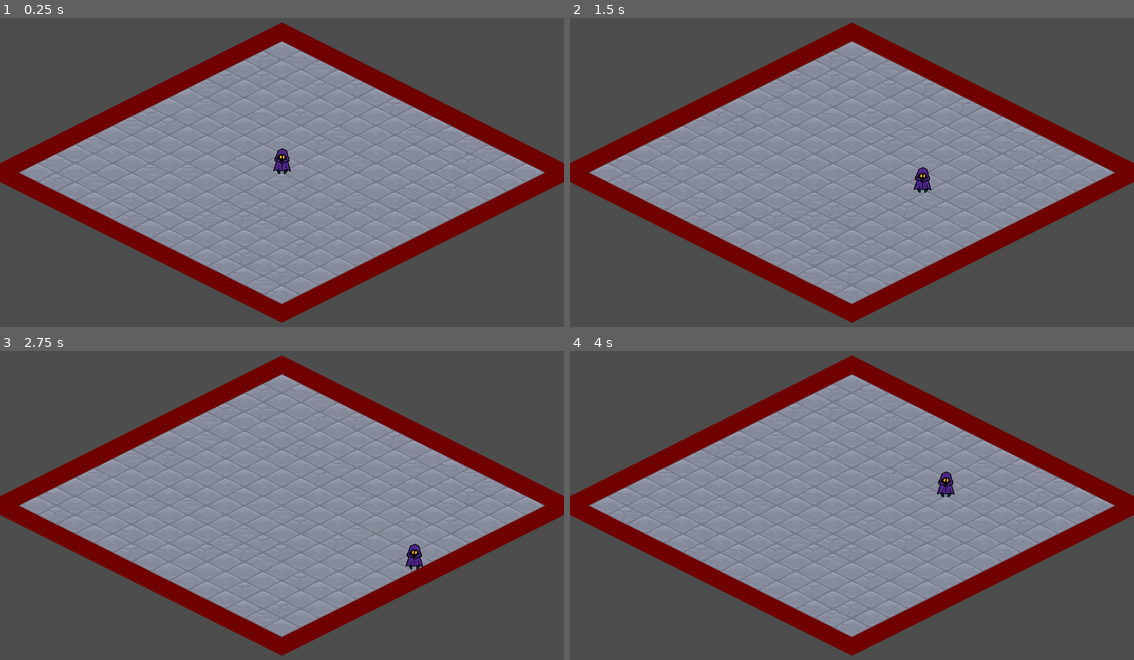
Above: before the commit, frames 1-4 (two rows, left to right).
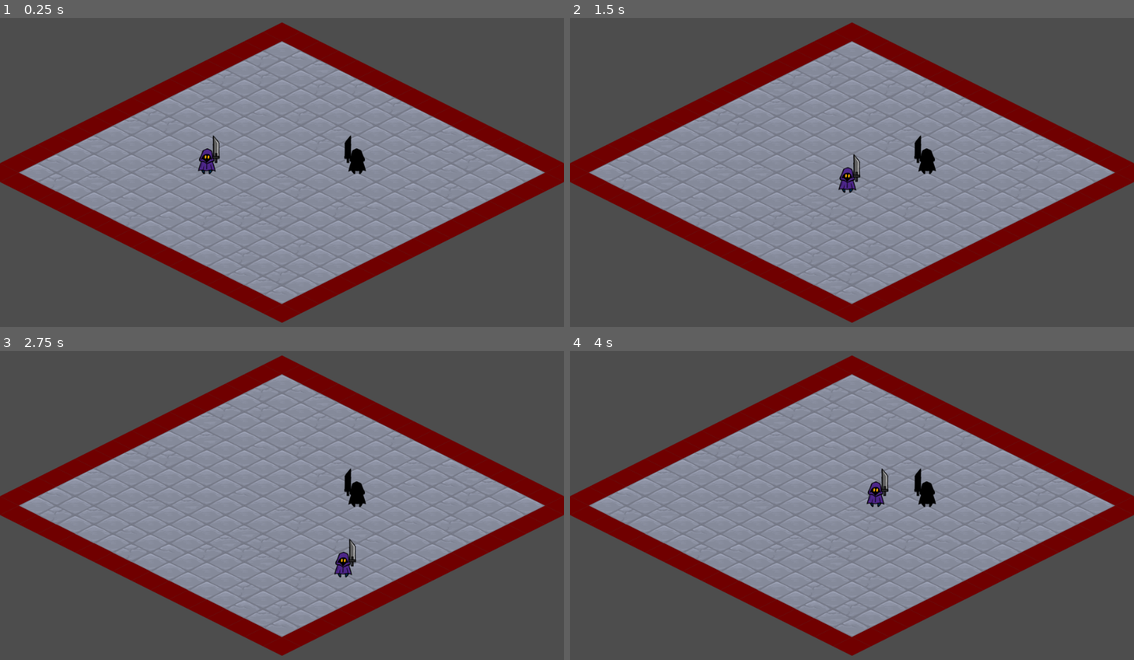
Above: after the commit, the same moments.

Repository: Apoc182/02_multiplayer
Game: Godot game, scene res://room.tscn
Two runs of this game, one before a commit and one after it. Both use one fixed random seed, a clock stepped at 60 frames per second and the inputs below.
Inputs:
- Up to frame 1 (0.25 s): no input
- Up to frame 2 (1.5 s): tap Enter at 0.5 s; hold Right (move_right) 0.53-1.28 s; hold Down (move_down) from 1.28 s (still down)
- Up to frame 3 (2.75 s): release Down (move_down) at 2.03 s; hold Right (move_right) from 2.03 s (still down)
- Up to frame 4 (4 s): release Right (move_right) at 2.78 s; hold Up (move_up) 2.78-3.53 s; hold Left (move_left) from 3.53 s (still down)

The runs differ from the first frame. In frame 1, 0.8% of the frame differs, in the area x 3-97%, y 14-86%; in frame 2, 0.7%; in frame 3, 0.8%; in frame 4, 0.8%.

Commit message:
Add hitbox and hurtbox

Diff:
--- /dev/null
+++ b/02_multiplayer/Health/health.gd
@@ -0,0 +1,18 @@
+class_name Health
+extends Node
+
+
+signal health_changed(current_health)
+
+@export var max_health = 100.0
+
+@onready var current_health = max_health: set = set_health
+
+
+func set_health(new_value):
+    current_health = clamp(new_value, 0, max_health)
+    health_changed.emit(current_health)
+
+
+func take_damage(damage):
+    current_health -= damage
--- /dev/null
+++ b/02_multiplayer/Health/hit_box.gd
@@ -0,0 +1,12 @@
+extends Area2D
+
+
+signal hit
+
+@export var damage = 10.0
+
+
+func _on_area_entered(hurt_box):
+    if hurt_box.has_method("take_damage"):
+        hit.emit()
+        hurt_box.take_damage(damage)
--- /dev/null
+++ b/02_multiplayer/Health/hurt_box.gd
@@ -0,0 +1,9 @@
+extends Area2D
+
+
+signal hit(damage)
+
+
+func take_damage(damage):
+    hit.emit(damage)
+    print(owner.name + " takes " + str(damage) + " damage")
--- /dev/null
+++ b/02_multiplayer/Player/player.gd
@@ -0,0 +1,34 @@
+extends CharacterBody2D
+
+
+const SPEED: int = 320
+
+@export var input_enabled: bool = true
+
+@onready var health: Health = $Health
+
+
+func _physics_process(_delta):
+    var input_direction = get_input_direction()
+    velocity = input_direction.normalized() * SPEED
+    move_and_slide()
+
+
+func get_input_direction() -> Vector2:
+    var input_direction_x = Input.get_axis("move_left", "move_right")
+    var input_direction_y = Input.get_axis("move_up", "move_down")
+    if input_enabled:
+        return Vector2(input_direction_x, input_direction_y)
+    else:
+        return Vector2.ZERO
+
+
+func _on_hurtbox_hit(damage):
+    health.take_damage(damage)
+
+
+func _on_health_changed(current_health):
+    print(name + " has " + str(current_health) + " health remaining")
+    if current_health <= 0:
+        print (name + " is dead")
+        queue_free()
--- /dev/null
+++ b/02_multiplayer/Player/player.tscn
@@ -0,0 +1,56 @@
+[gd_scene load_steps=10 format=3 uid="uid://b1sge3nyw77iq"]
+
+[ext_resource type="Script" path="res://Player/player.gd" id="1_m6hp7"]
+[ext_resource type="Texture2D" uid="uid://c2vn0b72e5mt5" path="res://Player/player.png" id="2_rqeuv"]
+[ext_resource type="Texture2D" uid="uid://o4mfccqnn30v" path="res://Player/sword.png" id="3_4avqs"]
+[ext_resource type="Script" path="res://Health/hurt_box.gd" id="4_huhoq"]
+[ext_resource type="Script" path="res://Health/hit_box.gd" id="5_7x4o6"]
+[ext_resource type="Script" path="res://Health/health.gd" id="6_6l17m"]
+
+[sub_resource type="CapsuleShape2D" id="CapsuleShape2D_rmdc3"]
+radius = 8.0
+height = 32.0
+
+[sub_resource type="CapsuleShape2D" id="CapsuleShape2D_rkysv"]
+radius = 16.0
+height = 80.0
+
+[sub_resource type="RectangleShape2D" id="RectangleShape2D_du6cs"]
+size = Vector2(16, 56)
+
+[node name="Player" type="CharacterBody2D"]
+script = ExtResource("1_m6hp7")
+
+[node name="Sprite2D" type="Sprite2D" parent="."]
+position = Vector2(0, -40)
+texture = ExtResource("2_rqeuv")
+
+[node name="Sword" type="Sprite2D" parent="."]
+position = Vector2(32, -80)
+texture = ExtResource("3_4avqs")
+
+[node name="CollisionShape2D" type="CollisionShape2D" parent="."]
+rotation = 1.5708
+shape = SubResource("CapsuleShape2D_rmdc3")
+
+[node name="Hurtbox" type="Area2D" parent="."]
+script = ExtResource("4_huhoq")
+
+[node name="CollisionShape2D" type="CollisionShape2D" parent="Hurtbox"]
+position = Vector2(0, -40)
+shape = SubResource("CapsuleShape2D_rkysv")
+
+[node name="HitBox" type="Area2D" parent="."]
+script = ExtResource("5_7x4o6")
+
+[node name="CollisionShape2D" type="CollisionShape2D" parent="HitBox"]
+position = Vector2(32, -84)
+shape = SubResource("RectangleShape2D_du6cs")
+
+[node name="Health" type="Node" parent="."]
+script = ExtResource("6_6l17m")
+max_health = 50.0
+
+[connection signal="hit" from="Hurtbox" to="." method="_on_hurtbox_hit"]
+[connection signal="area_entered" from="HitBox" to="HitBox" method="_on_area_entered"]
+[connection signal="health_changed" from="Health" to="." method="_on_health_changed"]
--- a/02_multiplayer/player.gd
+++ /dev/null
@@ -1,16 +0,0 @@
-extends CharacterBody2D
-
-
-const SPEED: int = 320
-
-
-func _physics_process(_delta):
-    var input_direction = get_input_direction()
-    velocity = input_direction.normalized() * SPEED
-    move_and_slide()
-
-
-func get_input_direction() -> Vector2:
-    var input_direction_x = Input.get_axis("move_left", "move_right")
-    var input_direction_y = Input.get_axis("move_up", "move_down")
-    return Vector2(input_direction_x, input_direction_y)
--- a/02_multiplayer/player.tscn
+++ /dev/null
@@ -1,19 +0,0 @@
-[gd_scene load_steps=4 format=3 uid="uid://b1sge3nyw77iq"]
-
-[ext_resource type="Script" path="res://player.gd" id="1_hoedu"]
-[ext_resource type="Texture2D" uid="uid://c2vn0b72e5mt5" path="res://player.png" id="2_0xg0f"]
-
-[sub_resource type="CircleShape2D" id="CircleShape2D_w3fvg"]
-radius = 16.0
-
-[node name="Player" type="CharacterBody2D"]
-script = ExtResource("1_hoedu")
-
-[node name="Sprite2D" type="Sprite2D" parent="."]
-position = Vector2(0, -40)
-scale = Vector2(0.5, 0.5)
-texture = ExtResource("2_0xg0f")
-
-[node name="CollisionShape2D" type="CollisionShape2D" parent="."]
-position = Vector2(0, -8)
-shape = SubResource("CircleShape2D_w3fvg")
--- a/02_multiplayer/project.godot
+++ b/02_multiplayer/project.godot
@@ -17,11 +17,10 @@
 
 [display]
 
-window/size/viewport_width=1920
-window/size/viewport_height=1080
-window/size/mode=3
+window/size/viewport_width=960
+window/size/viewport_height=540
 window/size/resizable=false
-window/size/borderless=true
+window/stretch/scale=0.5
 
 [input]
 
--- a/02_multiplayer/room.tscn
+++ b/02_multiplayer/room.tscn
@@ -1,7 +1,7 @@
 [gd_scene load_steps=5 format=3 uid="uid://y103eoxpjms6"]
 
 [ext_resource type="Texture2D" uid="uid://cdtuvxuxcld8x" path="res://tile_floor.png" id="1_fm3ah"]
-[ext_resource type="PackedScene" uid="uid://b1sge3nyw77iq" path="res://player.tscn" id="2_klhy6"]
+[ext_resource type="PackedScene" uid="uid://b1sge3nyw77iq" path="res://Player/player.tscn" id="2_klhy6"]
 
 [sub_resource type="TileSetAtlasSource" id="TileSetAtlasSource_cylkp"]
 texture = ExtResource("1_fm3ah")
@@ -37,5 +37,12 @@
 format = 2
 layer_0/tile_data = PackedInt32Array(1048589, 0, 0, 196615, 0, 0, 262151, 196608, 0, 327688, 131072, 0, 393224, 0, 0, 4 …(4198 unchanged characters)…
 
+[node name="Enemy" parent="." instance=ExtResource("2_klhy6")]
+modulate = Color(0, 0, 0, 1)
+position = Vector2(1216, 544)
+rotation = -3.14159
+scale = Vector2(1, -1)
+input_enabled = false
+
 [node name="Player" parent="." instance=ExtResource("2_klhy6")]
-position = Vector2(960, 544)
+position = Vector2(704, 544)
Binary file added: 02_multiplayer/Player/player.png
Not shown, changed: 02_multiplayer/Player/player.png.import
Binary file added: 02_multiplayer/Player/sword.png
Not shown, added: 02_multiplayer/Player/sword.png.import
Binary file removed: 02_multiplayer/player.png
